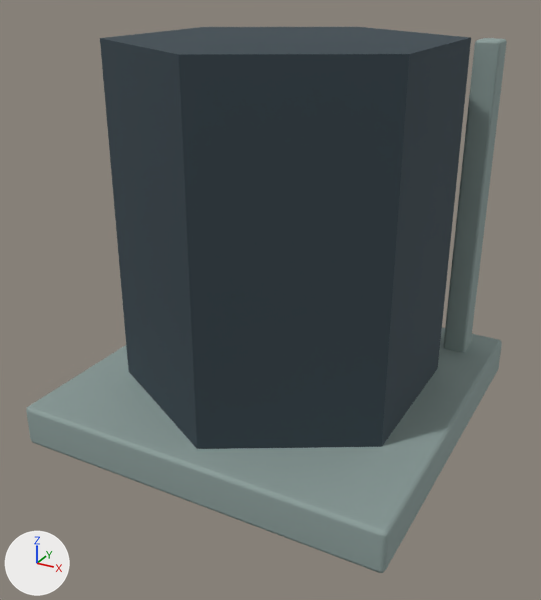
The Blender file tools/godot-campaign/structure-art/blend/receiver-base-1.blend: old version first, new version second.
One viewpoint serves both versions: a camera (50 mm lens) standing at (0.853, -1.627, 1.127) and looking at (-0.002, -0.072, 0.35). Arrows for +X, +Y and +Z are at lower left; the lights stay in place. The picture after the commit comes second.

In view in the first picture: 'receiver_0', 'receiver_1'.
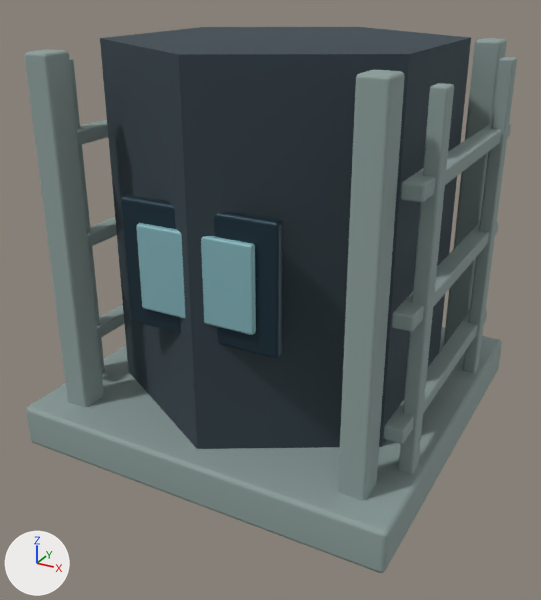
Location of each change, (x1, y1, x2, y2) in pixels of the pictures (541 x 600 px):
'receiver_1', reshaped: before (26, 38, 507, 573); after (24, 38, 517, 573)
'receiver_2', reshaped (not visible before): after (121, 195, 283, 358)
'receiver_4', reshaped (not visible before): after (136, 223, 256, 335)
part 1 of me_cube, added: after (24, 49, 104, 407)
part 2 of me_cube, added: after (338, 70, 405, 500)
part 3 of me_cube, added: after (69, 58, 124, 372)
part 4 of me_cube, added: after (384, 57, 517, 474)

The change in detail:
me_cube is used by ob_receiver_1; location (0.0, 0.0, 0.0); rotation (1.571, 0.0, 0.0), in degrees (90, 0, 0).
me_cube had 168 vertices, 162 faces and spanned x -0.49..0.49, y 0.0..0.97, z -0.49..0.49.
me_cube now has 840 vertices, 810 faces and spans x -0.49..0.49, y 0.0..0.97, z -0.49..0.49.
me_cube part 1: the loose piece of 56 vertices spanning x -0.412..-0.347, y 0.03..0.97, z -0.417..-0.343 is copied, and the copy is moved by (0.0, 0.0, 0.76); it spans x -0.412..-0.347, y 0.03..0.97, z 0.343..0.417.
me_cube part 2: the loose piece of 56 vertices spanning x 0.347..0.412, y 0.03..0.97, z -0.417..-0.343 is copied, and the copy is moved by (0.0, 0.0, 0.76); it spans x 0.347..0.412, y 0.03..0.97, z 0.343..0.417.
me_cube part 3: 280 vertices added at x -0.47..-0.417, y 0.06..0.94, z -0.345..0.345.
me_cube part 4: 280 vertices added at x 0.417..0.47, y 0.06..0.94, z -0.345..0.345.
me_cube_003 is used by ob_receiver_2; location (0.0, 0.0, 0.0); rotation (1.571, 0.0, 0.0), in degrees (90, 0, 0).
me_cube_003 had 56 vertices, 54 faces and spanned x -0.195..0.195, y 0.38..0.68, z -0.402..-0.374.
me_cube_003 now has 112 vertices, 108 faces and spans x -0.195..0.195, y 0.38..0.68, z -0.402..0.402.
me_cube_003 part 5: the loose piece of 56 vertices spanning x -0.195..0.195, y 0.38..0.68, z -0.402..-0.374 is copied, and the copy is moved by (0.0, 0.0, 0.776); it spans x -0.195..0.195, y 0.38..0.68, z 0.374..0.402.
me_cube_004 is used by ob_receiver_4; location (0.0, 0.0, 0.0); rotation (1.571, 0.0, 0.0), in degrees (90, 0, 0).
me_cube_004 had 56 vertices, 54 faces and spanned x -0.145..0.145, y 0.43..0.63, z -0.416..-0.398.
me_cube_004 now has 112 vertices, 108 faces and spans x -0.145..0.145, y 0.43..0.63, z -0.416..0.416.
me_cube_004 part 6: the loose piece of 56 vertices spanning x -0.145..0.145, y 0.43..0.63, z -0.416..-0.398 is copied, and the copy is moved by (0.0, 0.0, 0.814); it spans x -0.145..0.145, y 0.43..0.63, z 0.398..0.416.
